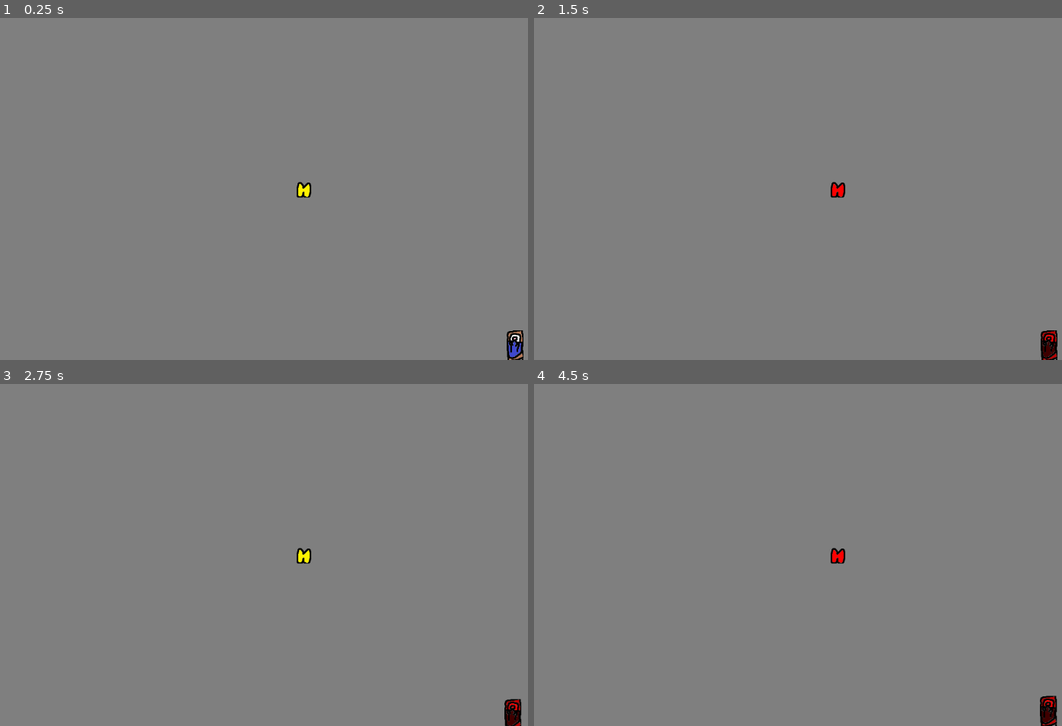
Above: before the commit, frames 1-4 (two rows, left to right).
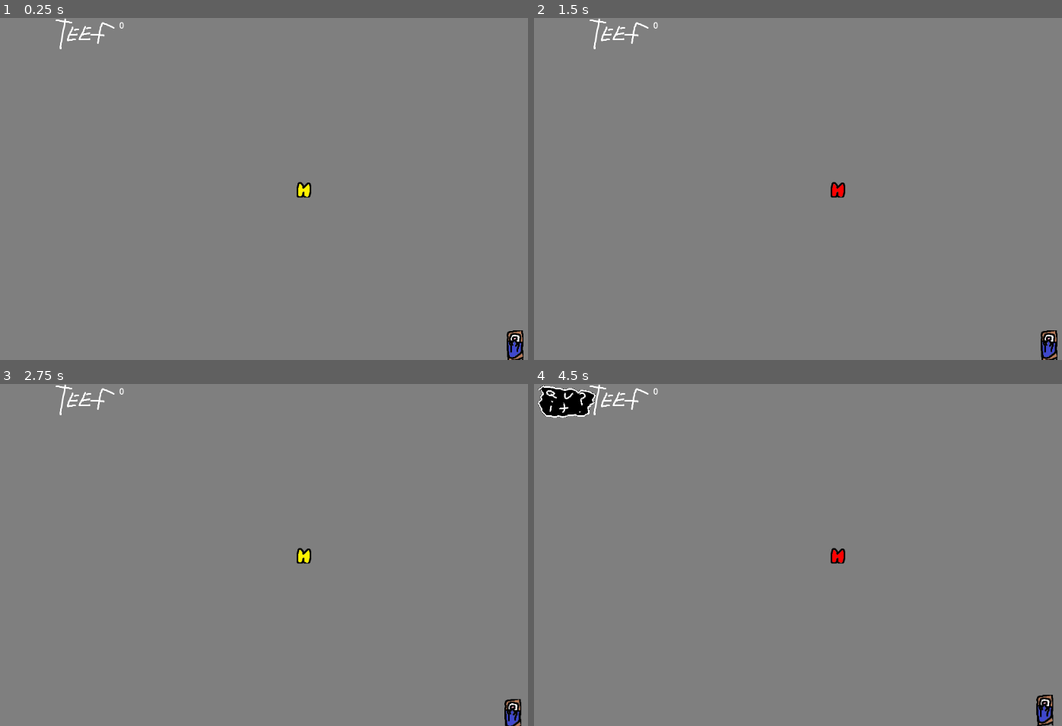
Above: after the commit, the same moments.

Repository: Cthulhu5227/Collector_videogame
Game: Godot game, scene res://level.tscn
Same seed, same stepped clock (60 frames per second), same inputs: the game is played once before the commit and once after it.
Inputs (mouse positions are in pixels of both pictures, inside the frame that each line leads up to):
- Up to frame 1 (0.25 s): no input
- Up to frame 2 (1.5 s): tap Enter at 0.5 s; move the mouse to (972, 171) at 0.52 s; hold E (interact) 0.53-1.28 s; click (972, 171) at 0.67 s; tap Space at 1.25 s; move the mouse to (718, 206) at 1.27 s; tap E (interact) at 1.35 s; click (718, 206) at 1.42 s
- Up to frame 3 (2.75 s): tap Enter at 2 s; move the mouse to (364, 479) at 2.02 s; hold E (interact) from 2.03 s (still down); click (364, 479) at 2.17 s
- Up to frame 4 (4.5 s): tap Space at 2.75 s; move the mouse to (808, 623) at 2.77 s; release E (interact) at 2.78 s; tap E (interact) at 2.85, 4.35 s; click (808, 623) at 2.92 s; tap Enter at 3.5 s; move the mouse to (1019, 606) at 3.52 s; hold E (interact) 3.53-4.28 s; click (1019, 606) at 3.67 s; tap Escape (ui_cancel) at 4.15 s; move the mouse to (655, 503) at 4.27 s; click (655, 503) at 4.42 s

The runs differ from the first frame. In frame 1, 0.2% of the frame differs, in the area x 10-24%, y 0-10%; in frame 2, 0.3%; in frame 3, 0.3%; in frame 4, 1.3%, in the area x 0-100%, y 0-100%.

Commit message:
basic ui, some issues still with beds, need to make them expendable

Diff:
--- a/bed.gd
+++ b/bed.gd
@@ -4,4 +4,5 @@
 	modulate = Color(1,0,0)
 	await get_tree().create_timer(2.5).timeout
 	modulate = Color(0,0,1)
-	pass
+	Inventory.find_teeth()
+	Ui.update_teeth_counter()
--- a/inventory.gd
+++ b/inventory.gd
@@ -1 +1,10 @@
 extends Node
+var teeth = 0
+
+func find_teeth():
+	teeth = teeth+1
+
+
+
+func _on_teeth_got():
+	pass
--- /dev/null
+++ b/pause_menu.gd
@@ -0,0 +1,9 @@
+extends Node
+
+
+func show(n : Node):
+	n.visible = !n.visible
+	if n.visible:
+		Engine.time_scale = 0
+	else:
+		Engine.time_scale = 1
--- a/player.gd
+++ b/player.gd
@@ -3,7 +3,7 @@
 var SPEED = 100
 var target = null
 var selecting = false
-var interact_range = 1000
+var interact_range = 50
 
 func _input(event):
 	if event is InputEventMouseButton and event.button_index == MOUSE_BUTTON_LEFT:
--- a/project.godot
+++ b/project.godot
@@ -18,6 +18,7 @@
 [autoload]
 
 Inventory="*res://inventory.gd"
+Ui="*res://ui.tscn"
 
 [input]
 
--- /dev/null
+++ b/quit_button.gd
@@ -0,0 +1,7 @@
+extends TextureButton
+
+func _ready():
+	pressed.connect(_on_button_pressed)
+
+func _on_button_pressed():
+	get_tree().quit()
--- /dev/null
+++ b/ui.gd
@@ -0,0 +1,11 @@
+extends CanvasLayer
+@onready var pause_menu = $pause_menu
+@onready var teeth_counter = $teeth_counter/Label
+
+
+func _input(event):
+	if event.is_action_pressed("ui_cancel"):
+		pause_menu.show(pause_menu)
+
+func update_teeth_counter():
+	teeth_counter.text = str(Inventory.teeth)
--- /dev/null
+++ b/ui.tscn
@@ -0,0 +1,46 @@
+[gd_scene load_steps=7 format=3 uid="uid://b1wobbwoqomn6"]
+
+[ext_resource type="Script" uid="uid://h5gvvejyycn7" path="res://ui.gd" id="1_fyqef"]
+[ext_resource type="Script" uid="uid://c15j6bq2i7nrk" path="res://pause_menu.gd" id="2_m6e0p"]
+[ext_resource type="Script" uid="uid://bslujryosl65c" path="res://quit_button.gd" id="3_27fn8"]
+[ext_resource type="Texture2D" uid="uid://d4lasqjwyn2xn" path="res://assets/quit_test.png" id="3_nltto"]
+[ext_resource type="Texture2D" uid="uid://c5kahe2avqb5h" path="res://assets/quit_hover_test.png" id="4_ibotj"]
+[ext_resource type="Texture2D" uid="uid://ds2m3c7vdb50n" path="res://assets/teeth_counter_test.png" id="6_n5ude"]
+
+[node name="ui" type="CanvasLayer"]
+script = ExtResource("1_fyqef")
+
+[node name="pause_menu" type="Control" parent="."]
+visible = false
+layout_mode = 3
+anchors_preset = 0
+offset_right = 40.0
+offset_bottom = 40.0
+script = ExtResource("2_m6e0p")
+
+[node name="quit_button" type="TextureButton" parent="pause_menu"]
+layout_mode = 0
+offset_right = 40.0
+offset_bottom = 40.0
+texture_normal = ExtResource("3_nltto")
+texture_hover = ExtResource("4_ibotj")
+script = ExtResource("3_27fn8")
+
+[node name="teeth_counter" type="Control" parent="."]
+layout_mode = 3
+anchors_preset = 0
+offset_left = 103.0
+offset_right = 143.0
+offset_bottom = 40.0
+
+[node name="Sprite2D" type="Sprite2D" parent="teeth_counter"]
+position = Vector2(64, 31)
+texture = ExtResource("6_n5ude")
+
+[node name="Label" type="Label" parent="teeth_counter"]
+layout_mode = 0
+offset_left = 123.0
+offset_top = 2.0
+offset_right = 214.0
+offset_bottom = 55.0
+text = "0"
Binary file added: assets/quit_hover_test.png
Not shown, added: assets/quit_hover_test.png.import
Binary file added: assets/quit_test.png
Not shown, added: assets/quit_test.png.import
Binary file added: assets/teeth_counter_test.png
Not shown, added: assets/teeth_counter_test.png.import
Not shown, added: pause_menu.gd.uid
Not shown, added: quit_button.gd.uid
Not shown, added: ui.gd.uid
Not shown, added: ui.tscn7906950634.tmp
